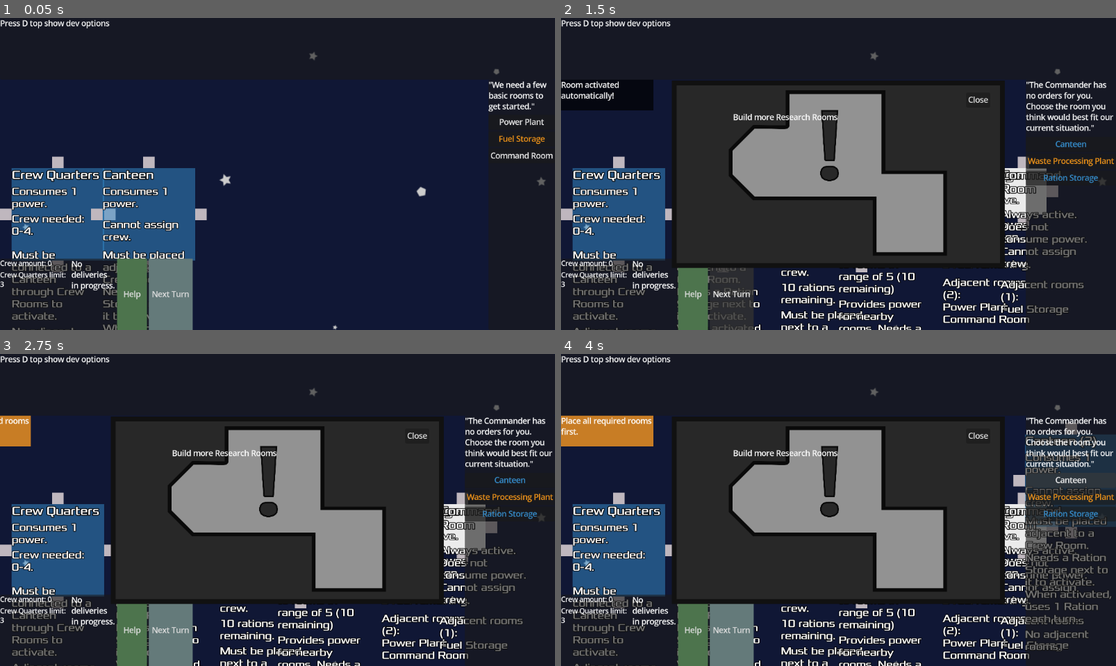
Above: before the commit, frames 1-4 (two rows, left to right).
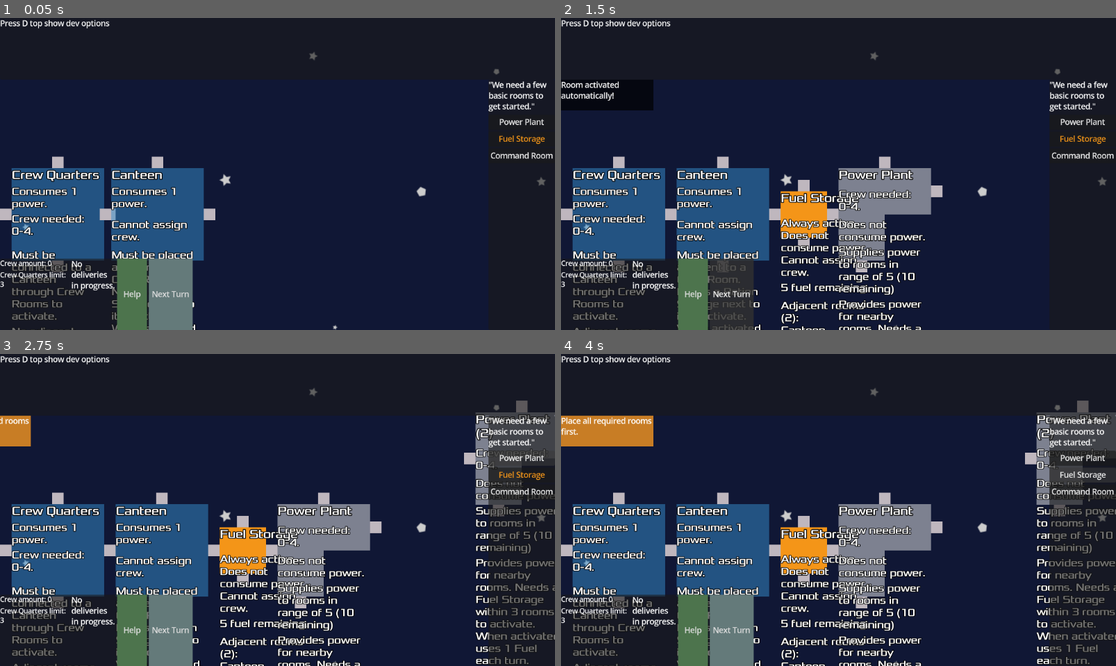
Above: after the commit, the same moments.

Repository: juhanikat/mothership
Game: Godot game, scene res://scenes/main.tscn
Two runs of this game, one before a commit and one after it. Both use one fixed random seed, a clock stepped at 60 frames per second and the inputs below. The engine's default icon, where the game draws it, is replaced by a stand-in: a white triangle on a blue panel in a dark square.
Inputs (mouse positions are in pixels of both pictures, inside the frame that each line leads up to):
- Up to frame 1 (0.05 s): no input
- Up to frame 2 (1.5 s): click "Next Turn" at 0.5 s; click "Next Turn" at 1.25 s
- Up to frame 3 (2.75 s): click (521, 456) at 2 s, where only the run after the commit has a clickable "Power Plant"
- Up to frame 4 (4 s): click (1071, 481) at 2.75 s, where only the run before the commit has a clickable "Canteen"; click (1082, 475) at 3.5 s, where only the run after the commit has a clickable "Fuel Storage"

The runs differ from the first frame. In frame 1, 2.5% of the frame differs, in the area x 16-39%, y 44-100%; in frame 2, 26%; in frame 3, 29%; in frame 4, 31%, in the area x 19-100%, y 14-100%.

Commit message:
connectors are deleted automatically if they are too close to another room, other fixes

Diff:
--- a/gameplay_scripts/main.gd
+++ b/gameplay_scripts/main.gd
@@ -67,8 +67,9 @@
 	GlobalSignals.turn_advanced.connect(_on_next_turn)
 
 	if create_testing_rooms:
-		var testing_room_types = [RoomData.RoomType.CREW_QUARTERS, RoomData.RoomType.CANTEEN, RoomData.RoomType.RATION_STORAGE, RoomData.RoomType.POWER_PLANT, RoomData.RoomType.FUEL_STORAGE, RoomData.RoomType.COMMAND_ROOM]
+		var testing_room_types = [RoomType.CREW_QUARTERS, RoomType.CANTEEN, RoomType.FUEL_STORAGE, RoomType.POWER_PLANT]
 		for location: Node2D in testing_room_locations.get_children():
+
 			# creates testing room and adds it as a child to TestingRooms.
 			# it's best to keep TestingROomLocations in a straight line so the rooms can connect easily
 			# also, make sure the amount of spawned rooms matches the amount of locations!
@@ -84,6 +85,8 @@
 			for room: Room in get_tree().get_nodes_in_group("Room"):
 				assert(len(room.overlapping_rooms) == 0, "Testing rooms did not connect properly, move the locations around a bit.")
 
+			if len(testing_room_types) == 0:
+				break
 
 
 func _physics_process(_delta: float) -> void:
--- a/gameplay_scripts/room/connector.gd
+++ b/gameplay_scripts/room/connector.gd
@@ -41,6 +41,18 @@
 	return null
 
 
+func check_deletion() -> void:
+	var overlapping_conns: Array[Connector] = get_overlapping_connectors()
+	if len(overlapping_conns) > 0:
+		if not (len(overlapping_conns) == 1 and connected_to() == overlapping_conns[0]):
+			queue_free()
+	var overlapping_rooms: Array[Room] = get_overlapping_rooms()
+	if len(overlapping_rooms) > 0:
+		# COnnectors can overlap exactly one room (the one they are connected to), this is easier than to fix the overlap
+		if not (len(overlapping_rooms) == 1 and connected_to() and connected_to() in overlapping_rooms[0].get_own_connectors()):
+			queue_free()
+
+
 func get_overlapping_connectors() -> Array[Connector]:
 	## Returns all connectors that are overlapping this one (partially or fully).
 	## Used to delete those connectors after the room is placed.
@@ -54,15 +66,17 @@
 	return overlapping_connectors
 
 
+## Returns all Rooms that are overlapping this connector (partially or fully).
 func get_overlapping_rooms() -> Array[Room]:
-	## Returns all Rooms that are overlapping this connector (partially or fully).
 	var overlapping_areas = get_overlapping_areas()
 	var overlapping_rooms: Array[Room] = []
-	for room: Room in get_tree().get_nodes_in_group("Room"):
-		if get_parent_room() == room:
-			continue
-		if room in overlapping_areas:
-			overlapping_rooms.append(room)
+	var overlapping_conns: Array[Connector] = []
+	for area in overlapping_areas:
+		if area.is_in_group("Room") and area != get_parent_room():
+			overlapping_rooms.append(area)
+		elif area.is_in_group("Connector"):
+			overlapping_conns.append(area)
+	print(overlapping_conns)
 	return overlapping_rooms
 
 
--- a/gameplay_scripts/room/room.gd
+++ b/gameplay_scripts/room/room.gd
@@ -144,7 +144,7 @@
 
 
 func _unhandled_input(event: InputEvent) -> void:
-	if event.is_action_pressed("activate_room") and hovering and not picked:
+	if event.is_action_pressed("activate_room") and hovering and not GlobalVariables.room_is_picked:
 		if gameplay.activated:
 			gameplay.deactivate_room()
 		else:
@@ -189,6 +189,7 @@
 				var connected = await connect_rooms(connector_pair)
 				if connected:
 					picked = false
+					GlobalVariables.room_is_picked = false
 					room_info.shrink_info()
 					locked = true
 				connecting_rooms = false
@@ -197,6 +198,7 @@
 
 			if is_starting_room:
 				picked = false
+				GlobalVariables.room_is_picked = false
 				locked = true
 				room_info.shrink_info()
 
@@ -217,6 +219,8 @@
 	room_type = RoomData.room_data.find_key(_data)
 	room_category = _data["room_category"]
 	picked = is_picked
+	if is_picked:
+		GlobalVariables.room_is_picked = true
 
 
 func highlight(time: float = 2.0) -> void:
@@ -365,13 +369,9 @@
 		connector2.delete_navigation_region()
 		main.cut_room_shape_from_nav_region(self, get_own_connectors())
 
-		## TODO: ??? Is this necessary, or in the right place?
-		await get_tree().physics_frame
-		for connector in connector2.get_overlapping_connectors():
-			if connector == connector1:
-				continue
-			print("Deleted connector %s" % [str(connector)])
-			connector.queue_free()
+	# done by all rooms in the game whenever any room is connected
+	for conn in get_own_connectors():
+		conn.check_deletion()
 
 
 func _on_area_entered(area: Area2D) -> void:
--- a/global_scripts/GlobalVariables.gd
+++ b/global_scripts/GlobalVariables.gd
@@ -2,3 +2,4 @@
 
 
 var turn: int = 1
+var room_is_picked: bool = false
--- a/project.godot
+++ b/project.godot
@@ -38,6 +38,7 @@
 Lavatory=""
 WPP=""
 CrewMember=""
+RoomArea=""
 
 [gui]
 
--- a/scenes/main.tscn
+++ b/scenes/main.tscn
@@ -34,7 +34,7 @@
 position = Vector2(272, 384)
 
 [node name="Location2" type="Node2D" parent="TestingRoomLocations"]
-position = Vector2(392, 384)
+position = Vector2(408, 384)
 
 [node name="Location3" type="Node2D" parent="TestingRoomLocations"]
 position = Vector2(560, 384)
Not shown: 1 places in scenes/hud.tscn that only renumber resources
